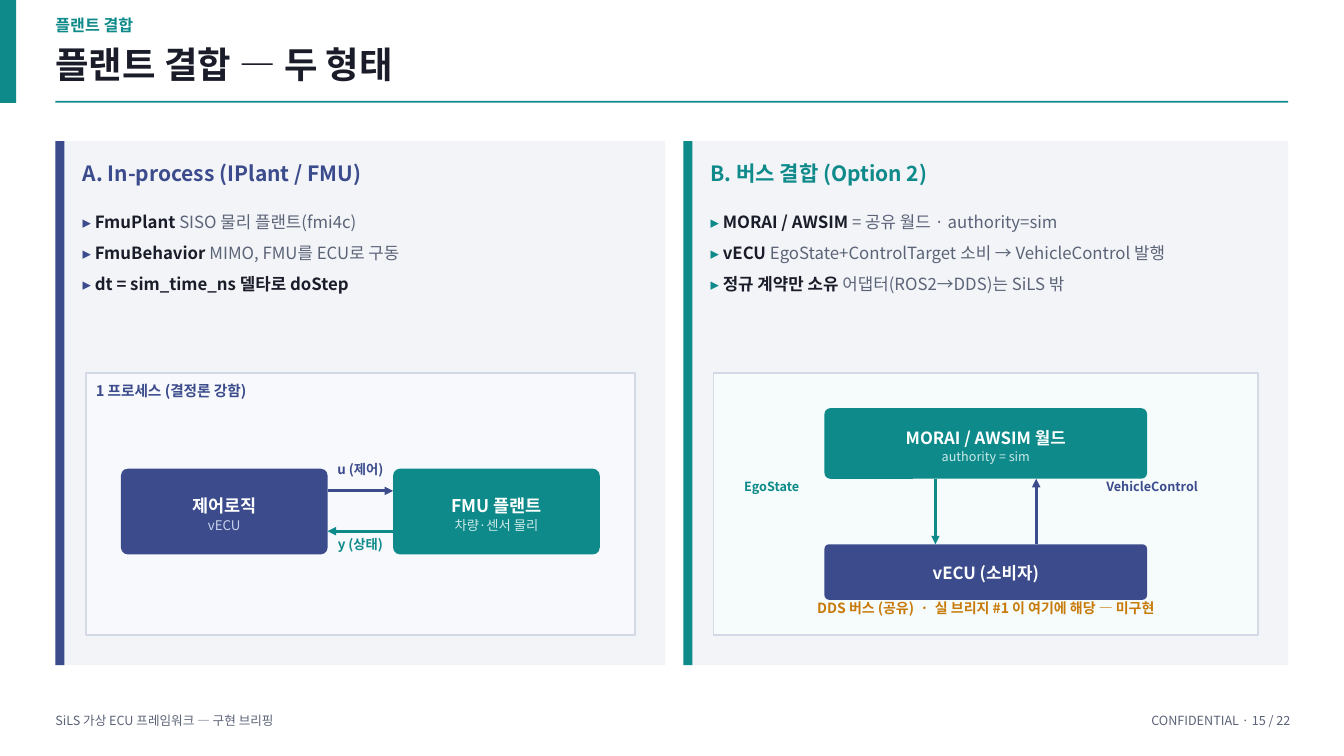
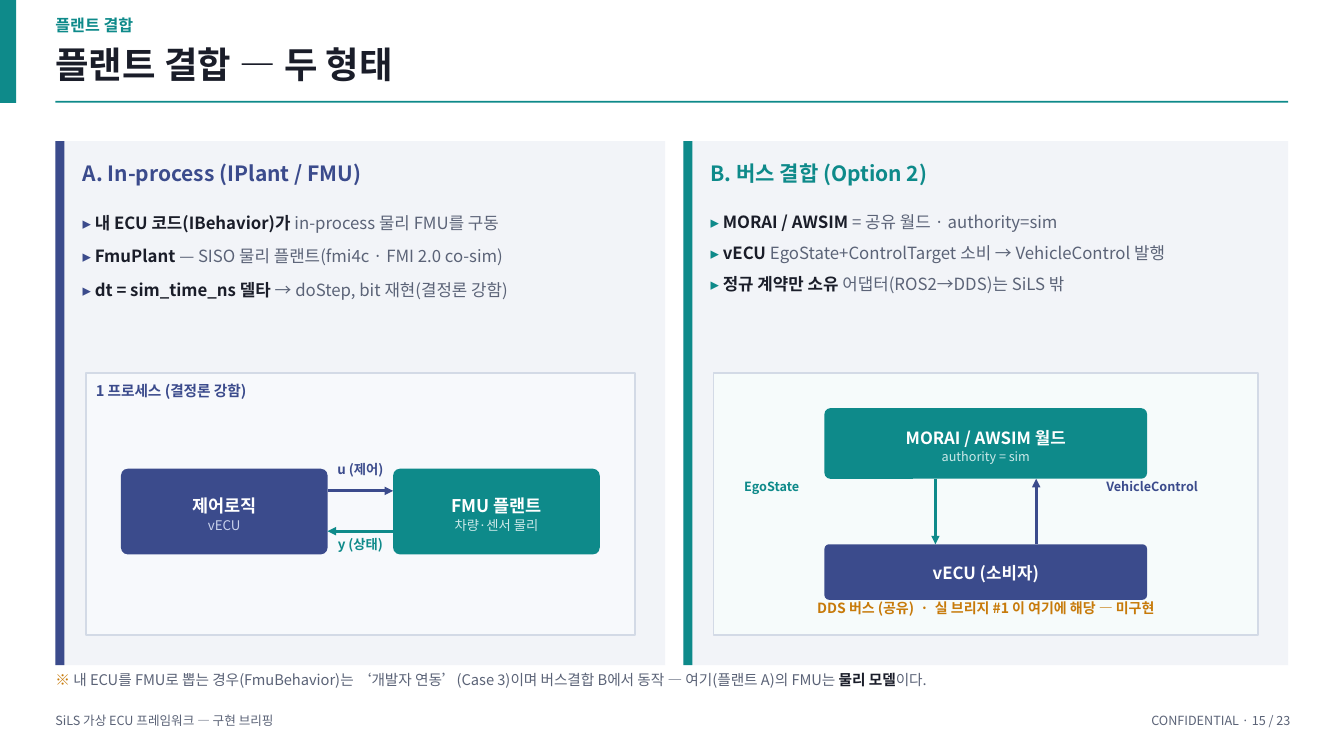
Before and after one commit to OSS-TEST-GROUP/oss_multisw_framework, a slide deck: slide 15 of docs/sils-implementation-brief.pptx. Drawn at 1344x756 pixels with LibreOffice and Linux fonts; fonts in the diff are those of the drawing. Boxes give left, top, right and bottom in pixels: in the first picture for what was removed or moved away, otherwise in the second. Text is boxed around its words. In the diff, an @@ line names an element or a change of style, - is before the commit and + after.

```diff
--- a/docs/sils-implementation-brief.pptx
+++ b/docs/sils-implementation-brief.pptx
@@ text at (95,215,508,300): text changed; text colour #1A1D29 to #5B6377; bold off @@
-▸ FmuPlant SISO 물리 플랜트(fmi4c)
-▸ FmuBehavior MIMO, FMU를 ECU로 구동
-▸ dt = sim_time_ns 델타로 doStep
+▸ 내 ECU 코드(IBehavior)가 in-process 물리 FMU를 구동
+▸ FmuPlant — SISO 물리 플랜트(fmi4c · FMI 2.0 co-sim)
+▸ dt = sim_time_ns 델타 → doStep, bit 재현(결정론 강함)
@@ text added at (73,672,927,688), 10.5 pt, text #5B6377 @@
+※ 내 ECU를 FMU로 뽑는 경우(FmuBehavior)는 ‘개발자 연동’(Case 3)이며 버스결합 B에서 동작 — 여기(플랜트 A)의 FMU는 물리 모델이다.
@@ text at (1151,715,1290,725): text changed @@
-CONFIDENTIAL · 15 / 22
+CONFIDENTIAL · 15 / 23
```
Also in this commit, not shown: 19 other slides changed, 1 slide added, 4 other files.
